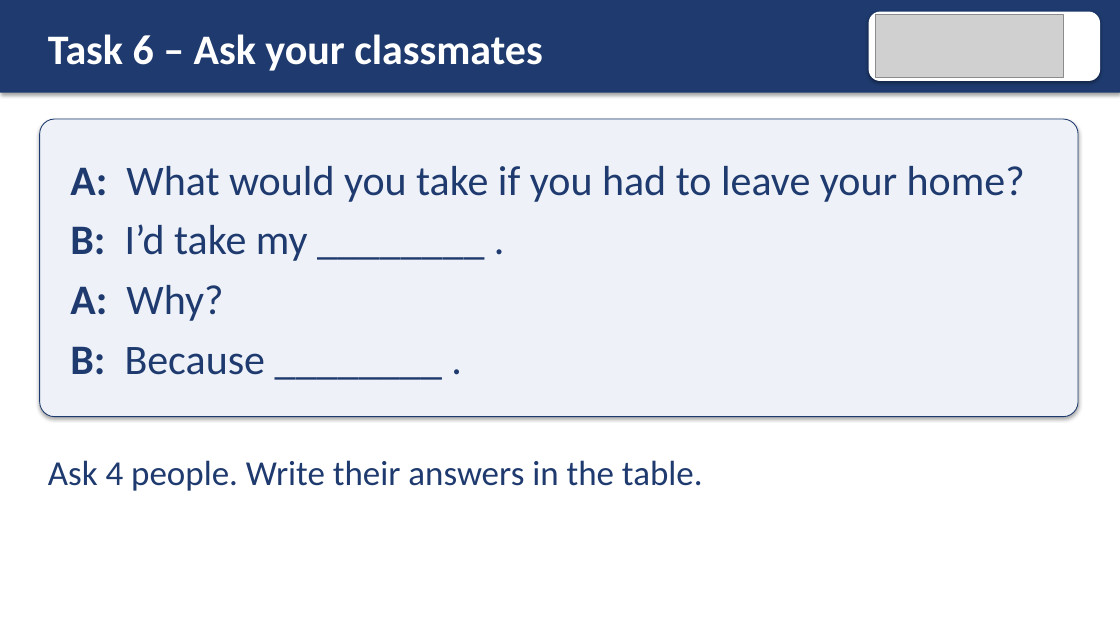
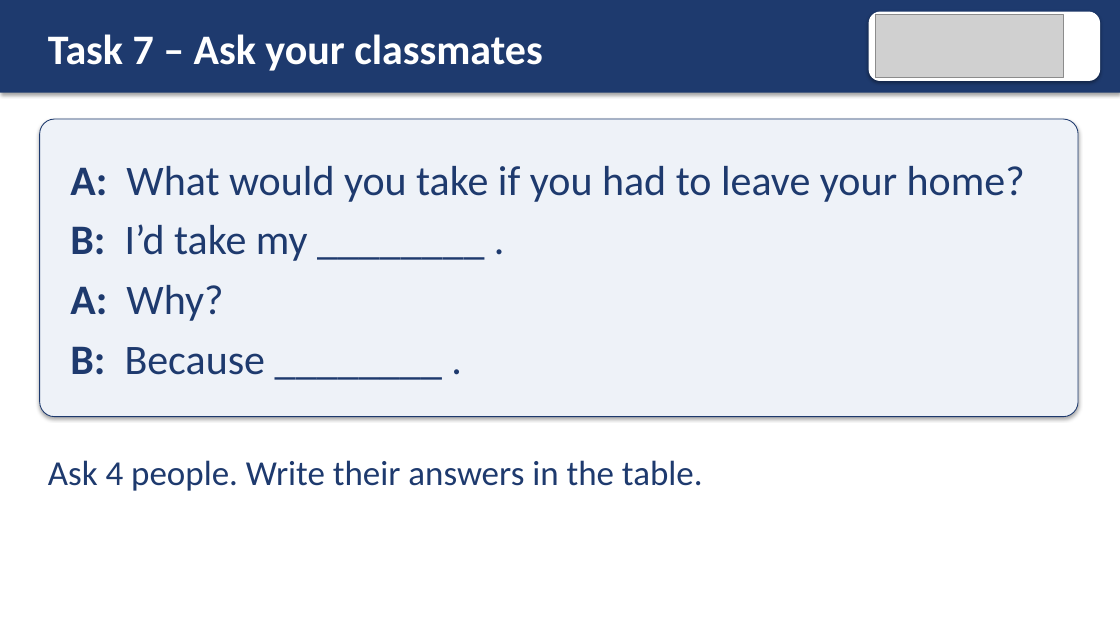
Before and after one commit to AtinWix/esol, a slide deck: slide 14 of child-migrant-stories/life-is-a-destiny/e2-e3-second-conditional-projector-slides.pptx (slide 12 before the commit). Drawn at 1120x630 pixels with LibreOffice and Linux fonts; fonts in the diff are those of the drawing; grey boxes stand for pictures. Boxes give left, top, right and bottom in pixels: in the first picture for what was removed or moved away, otherwise in the second. Text is boxed around its words. In the diff, an @@ line names an element or a change of style, - is before the commit and + after.

```diff
--- a/child-migrant-stories/life-is-a-destiny/e2-e3-second-conditional-projector-slides.pptx
+++ b/child-migrant-stories/life-is-a-destiny/e2-e3-second-conditional-projector-slides.pptx
@@ text at <box>48,34,542,71</box>: text changed @@
-Task 6 – Ask your classmates
+Task 7 – Ask your classmates
```
Also in this commit, not shown: 6 other slides changed, 2 slides added, 23 other files.
